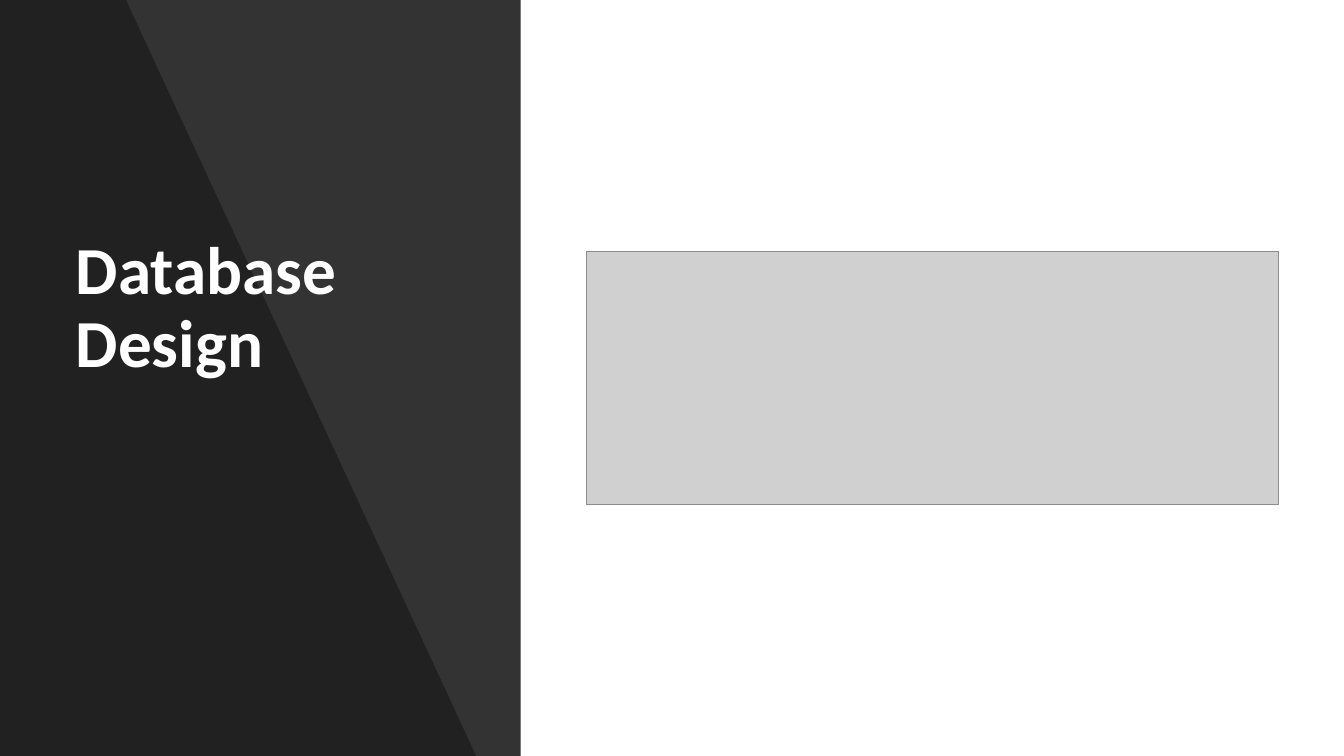
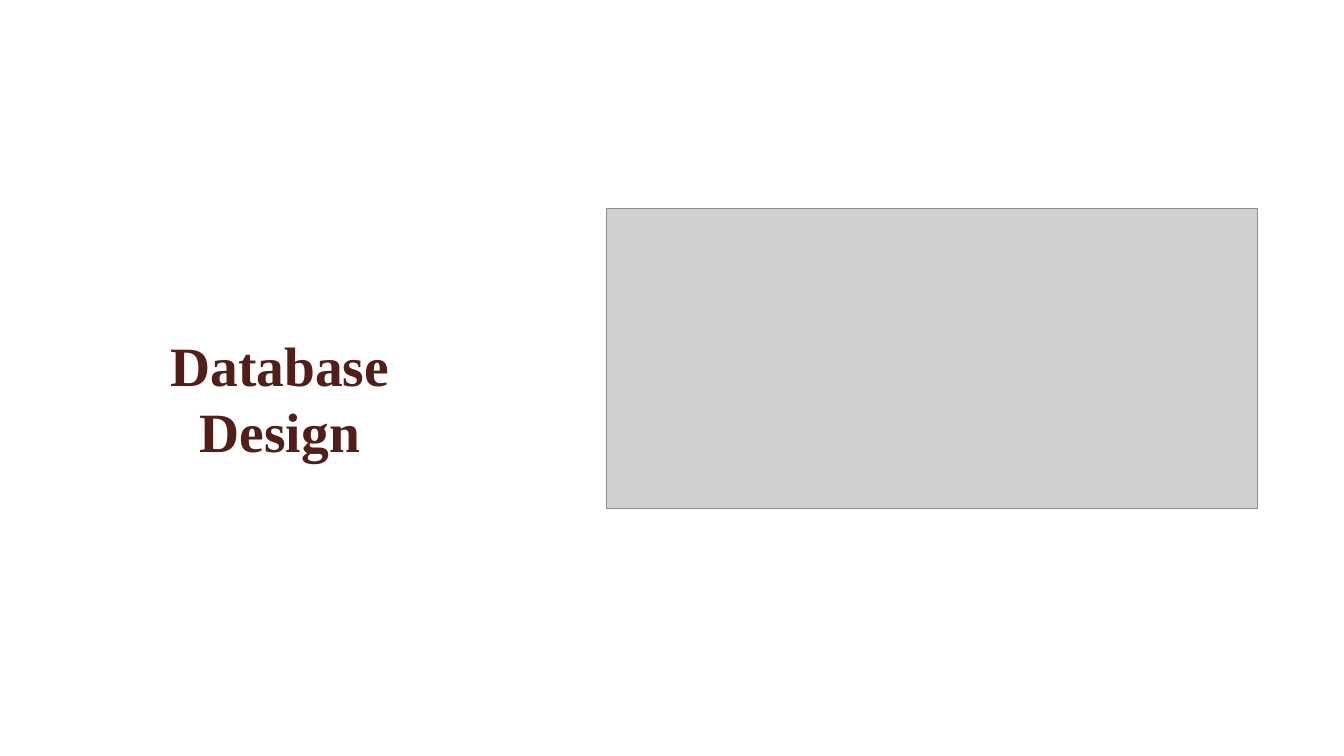
Before and after one commit to VikalpRusia/MineSweeper, a slide deck: slide 14 of documents/ppt/minesweeper_ppt.pptx (slide 13 before the commit). Drawn at 1344x756 pixels with LibreOffice and Linux fonts; fonts in the diff are those of the drawing; grey boxes stand for pictures; background and template pictures are left out. Boxes give left, top, right and bottom in pixels: in the first picture for what was removed or moved away, otherwise in the second. Text is boxed around its words. In the diff, an @@ line names an element or a change of style, - is before the commit and + after.

```diff
--- a/documents/ppt/minesweeper_ppt.pptx
+++ b/documents/ppt/minesweeper_ppt.pptx
@@ rectangle removed at bbox=[0, 0, 521, 756] @@
@@ freeform shape removed at bbox=[0, 0, 476, 756] @@
@@ picture: place and size @@
-picture at bbox=[587, 251, 1278, 504]
+picture at bbox=[607, 209, 1258, 509]
@@ title "Database Design": place and size @@
-title "Database Design" at bbox=[66, 124, 454, 387]
+title "Database Design" at bbox=[86, 249, 474, 470]
@@ title "Database Design" at bbox=[86, 249, 474, 470]: size 48 to 39.6 pt, font Calibri to Times New Roman, text colour #FFFFFF to #511E19; alignment left to centre; line spacing 0.9 to 1 @@
```
Also in this commit, not shown: 10 other slides changed, 6 slides added, 3 slides removed.
